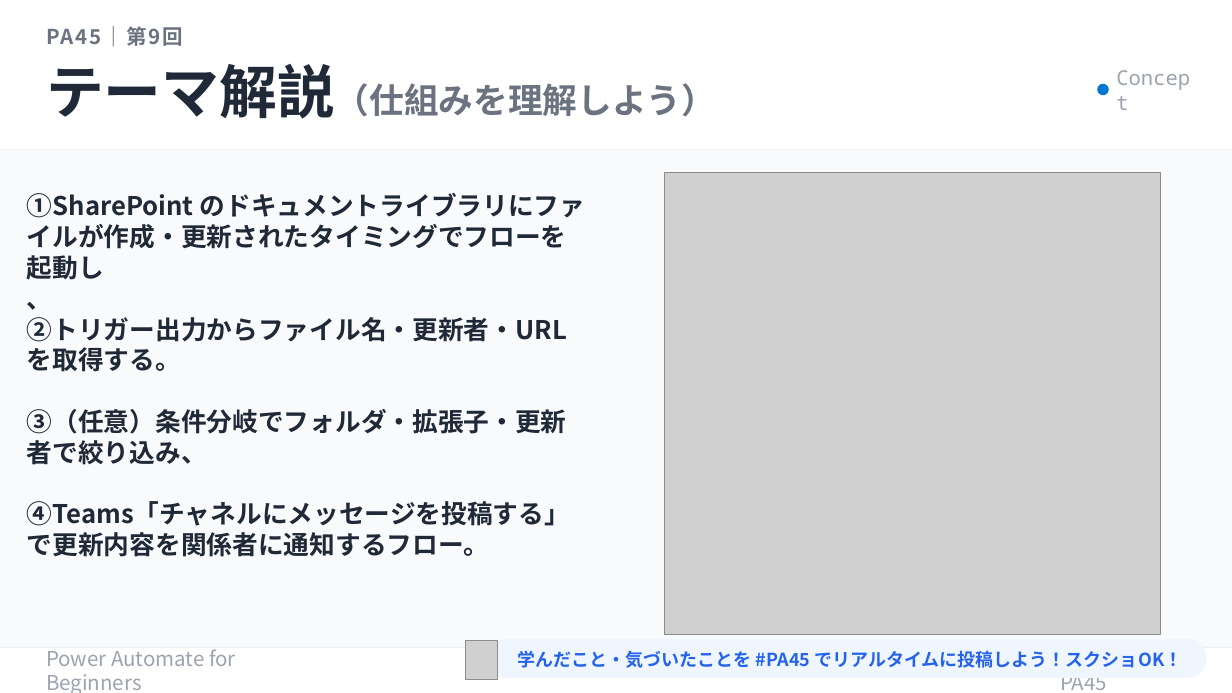
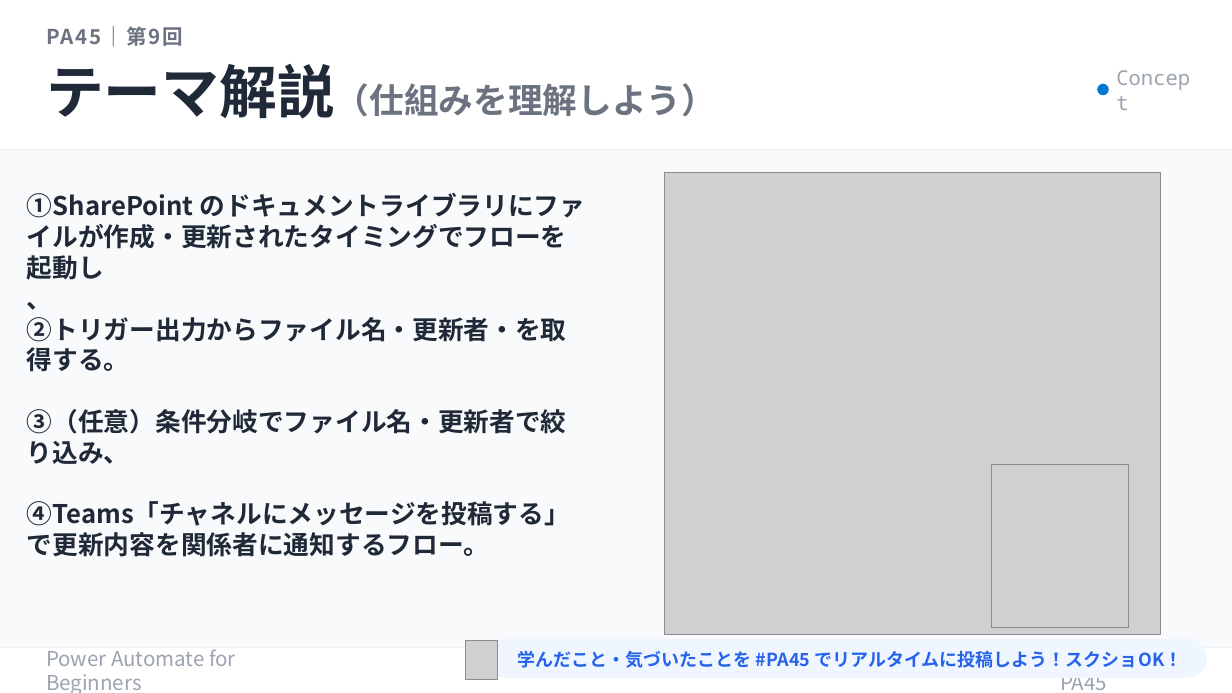
Before and after one commit to Haru-PowerPlatform/pa45, a slide deck: slide 8 of assets/pa45/P009_PA45_SharePointTeams_20260507.pptx. Drawn at 1232x693 pixels with LibreOffice and Linux fonts; fonts in the diff are those of the drawing; grey boxes stand for pictures. Boxes give left, top, right and bottom in pixels: in the first picture for what was removed or moved away, otherwise in the second. Text is boxed around its words. In the diff, an @@ line names an element or a change of style, - is before the commit and + after.

```diff
--- a/assets/pa45/P009_PA45_SharePointTeams_20260507.pptx
+++ b/assets/pa45/P009_PA45_SharePointTeams_20260507.pptx
@@ text at box(27, 317, 567, 464): text changed @@
-②トリガー出力からファイル名・更新者・URLを取得する。
-③（任意）条件分岐でフォルダ・拡張子・更新者で絞り込み、
+②トリガー出力からファイル名・更新者・を取得する。
+③（任意）条件分岐でファイル名・更新者で絞り込み、
@@ picture added at box(992, 465, 1129, 628) @@
```
Also in this commit, not shown: 2 other slides changed, 5 other files.
